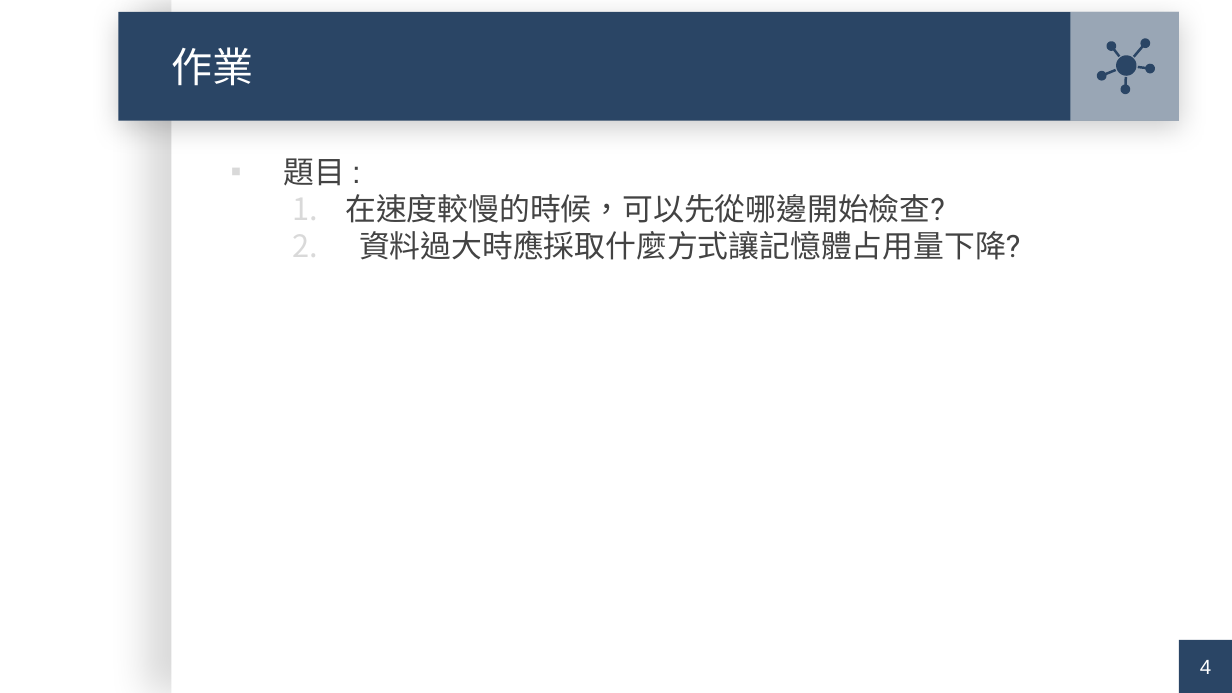
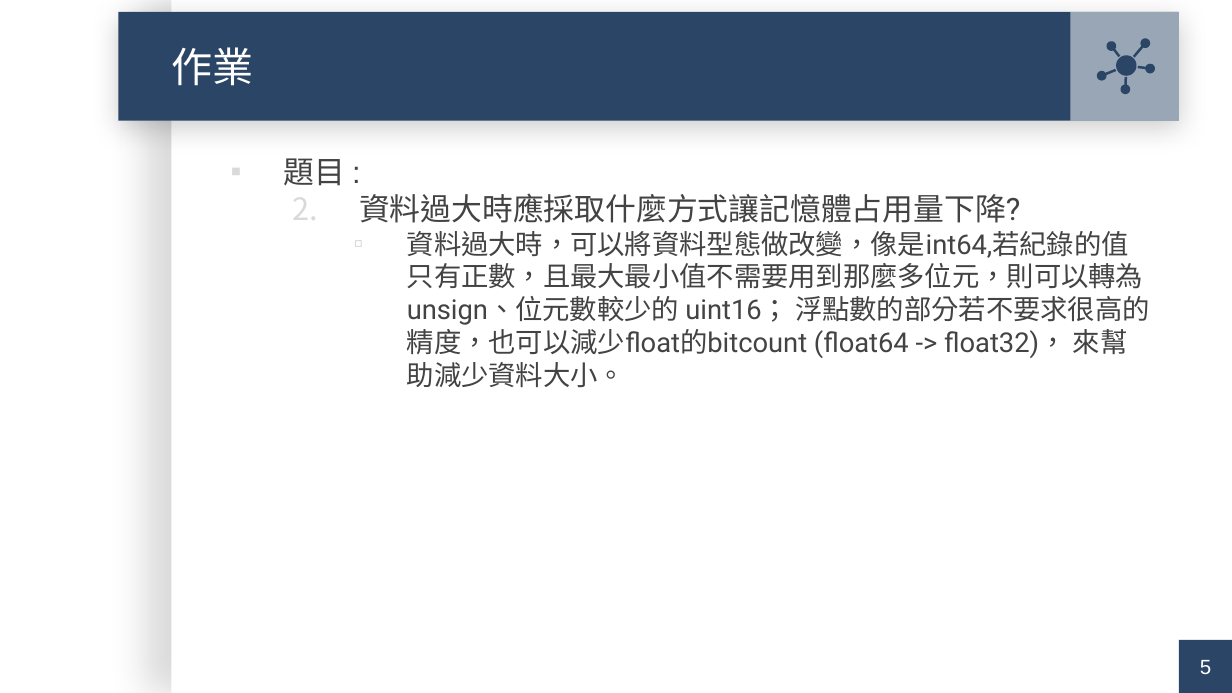
Before and after one commit to aclich/Python_60Days, a slide deck: slide 5 of HW_dir/D17/作業題目.pptx (slide 4 before the commit). Drawn at 1232x693 pixels with LibreOffice and Linux fonts; fonts in the diff are those of the drawing; background and template pictures are left out. Boxes give left, top, right and bottom in pixels: in the first picture for what was removed or moved away, otherwise in the second. Text is boxed around its words. In the diff, an @@ line names an element or a change of style, - is before the commit and + after.

```diff
--- a/HW_dir/D17/作業題目.pptx
+++ b/HW_dir/D17/作業題目.pptx
@@ text at [345, 194, 945, 223]: paragraph removed @@
-  1. 在速度較慢的時候，可以先從哪邊開始檢查?
@@ text at [407, 231, 1150, 387]: paragraph added @@
+    ▫ 資料過大時，可以將資料型態做改變，像是int64,若紀錄的值只有正數，且最大最小值不需要用到那麼多位元，則可以轉為unsign、位元數較少的 uint16； 浮點數的部分若不要求很高的精度，也可以減少float的bitcount (float64 -> float32)， 來幫助減少資料大小。
@@ page number at [1200, 660, 1211, 674]: text changed @@
-4
+5
```
Also in this commit, not shown: 1 slide added, 3 other files.
